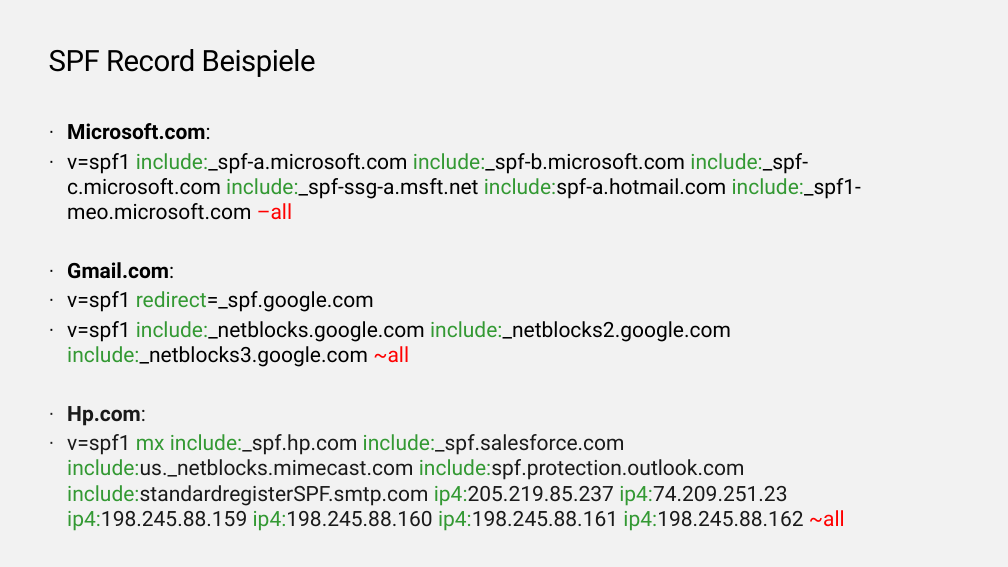
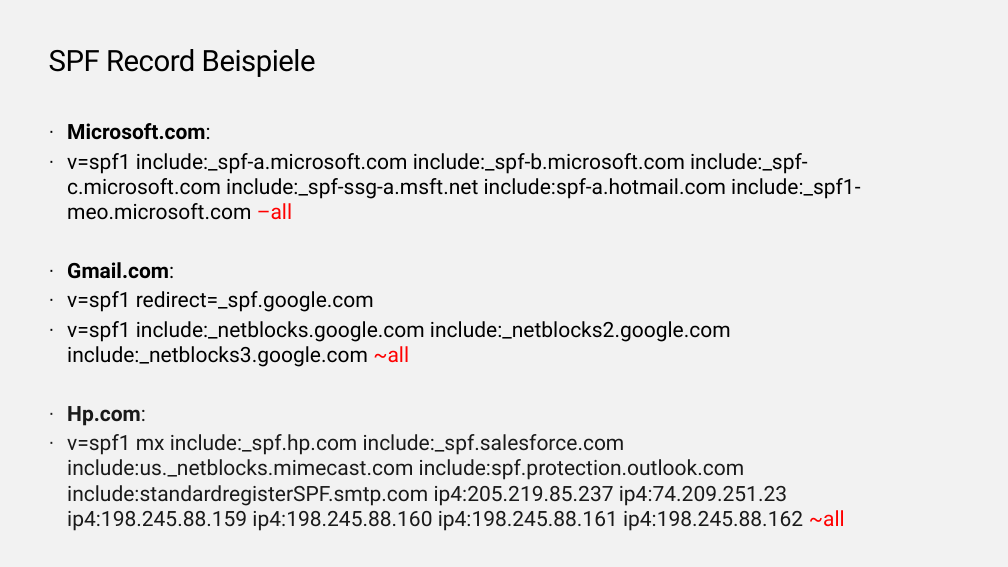
Before and after one commit to EnterpriseTrainingCenter/ExchangeServer, a slide deck: slide 23 of SMEXOP/SMEXOP_V1.0.pptx (slide 22 before the commit). Drawn at 1008x567 pixels with LibreOffice and Linux fonts; fonts in the diff are those of the drawing; background and template pictures are left out. Boxes give left, top, right and bottom in pixels: in the first picture for what was removed or moved away, otherwise in the second. Text is boxed around its words. In the diff, an @@ line names an element or a change of style, - is before the commit and + after.

```diff
--- a/SMEXOP/SMEXOP_V1.0.pptx
+++ b/SMEXOP/SMEXOP_V1.0.pptx
@@ text at [67, 153, 860, 531]: text colour #339933 to #000000 in "include:_spf-a.microsoft.com include:_spf-b.microsoft.com in ...", "redirect=_spf.google.com", "include:_netblocks.google.com include:_netblocks2.google.com ..."; text colour #339933 to #1A1A1A in "mx include:_spf.hp.com include:_spf.salesforce.com include:u ..." @@
```
Also in this commit, not shown: 7 other slides changed, 4 slides removed.
